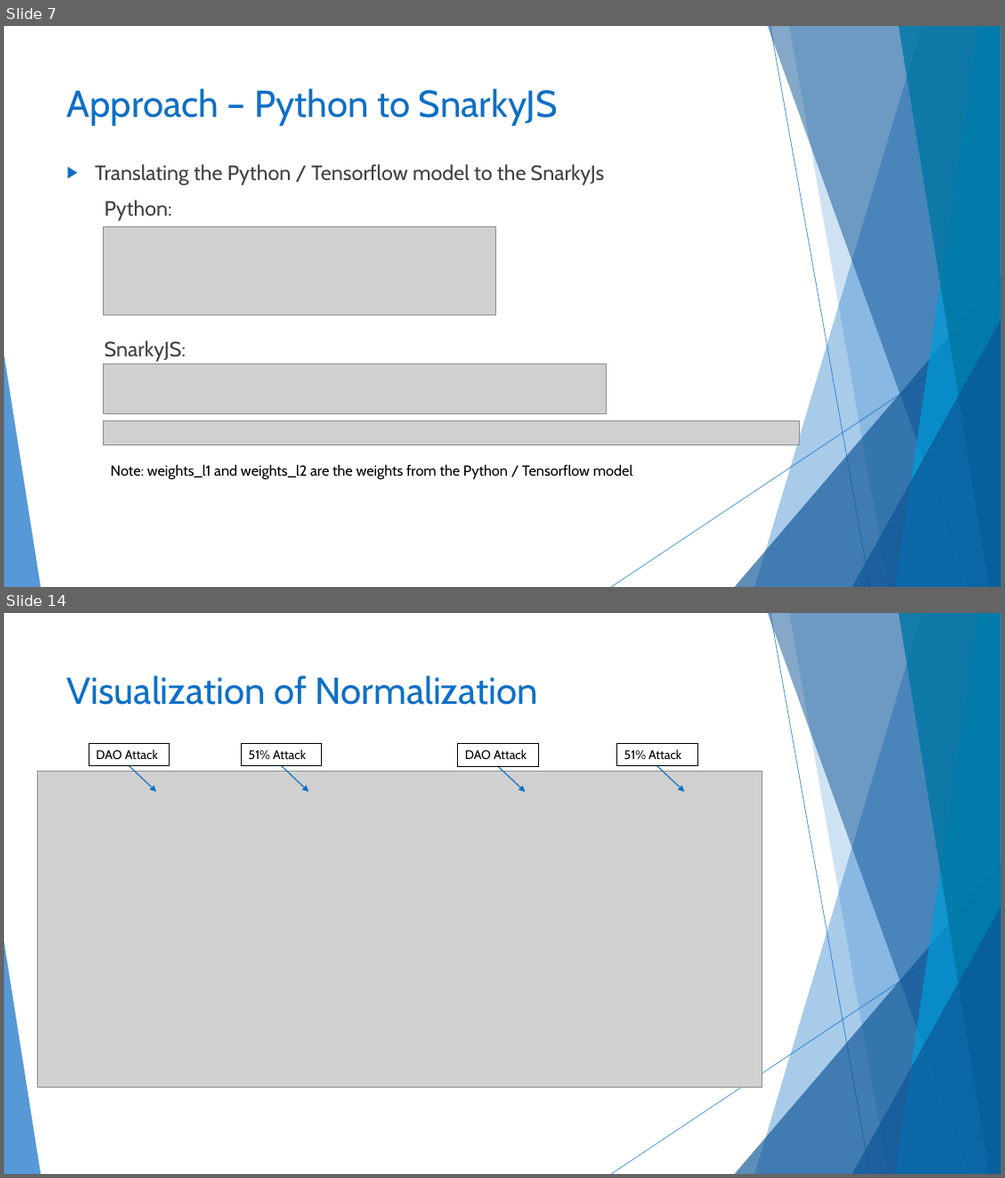
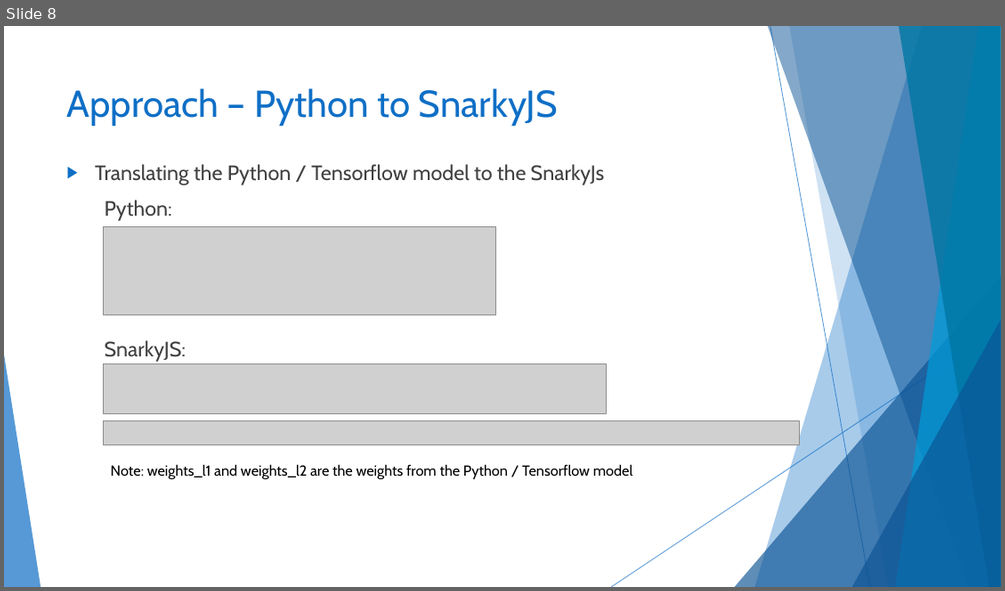
Before and after one commit to gordonfreemanfree/SnarkyNet-MNIST-Digits, a slide deck: Makalfo_Deep_Neural_Network.pptx. Shown one above the other, each under a label of ours: slides 7 and 14 before the commit, slide 8 after it; the slides between them are not shown. The pictures are 1005x1178 and 1005x591 pixels, drawn with LibreOffice and Linux fonts; fonts in the diff are those of the drawing; grey boxes stand for pictures. Boxes give left, top, right and bottom in pixels: in the first picture for what was removed or moved away, otherwise in the second. Text is boxed around its words. In the diff, an @@ line names an element or a change of style, - is before the commit and + after.

```diff
--- a/Makalfo_Deep_Neural_Network.pptx
+++ b/Makalfo_Deep_Neural_Network.pptx
@@ slide 14 removed at [4, 613, 1001, 1174], background #FFFFFF; not listed: 10 template elements that a slide beside it also shows @@
@@ title removed at [67, 675, 538, 705] @@
-Visualization of Normalization
@@ rectangle removed at [89, 743, 170, 765] @@
-DAO Attack
@@ rectangle removed at [241, 743, 322, 765] @@
-51% Attack
@@ rectangle removed at [458, 744, 539, 766] @@
-DAO Attack
@@ rectangle removed at [617, 743, 698, 765] @@
-51% Attack
@@ picture removed at [37, 771, 762, 1087] @@
@@ arrow removed from (129, 766) to (156, 792) @@
@@ arrow removed from (282, 766) to (308, 792) @@
@@ arrow removed from (498, 766) to (526, 792) @@
@@ arrow removed from (657, 766) to (685, 792) @@
@@ what was slide 7 is now slide 8 @@
```
Also in this commit, not shown: 1 slide changed, 9 slides added, 14 other slides removed.
